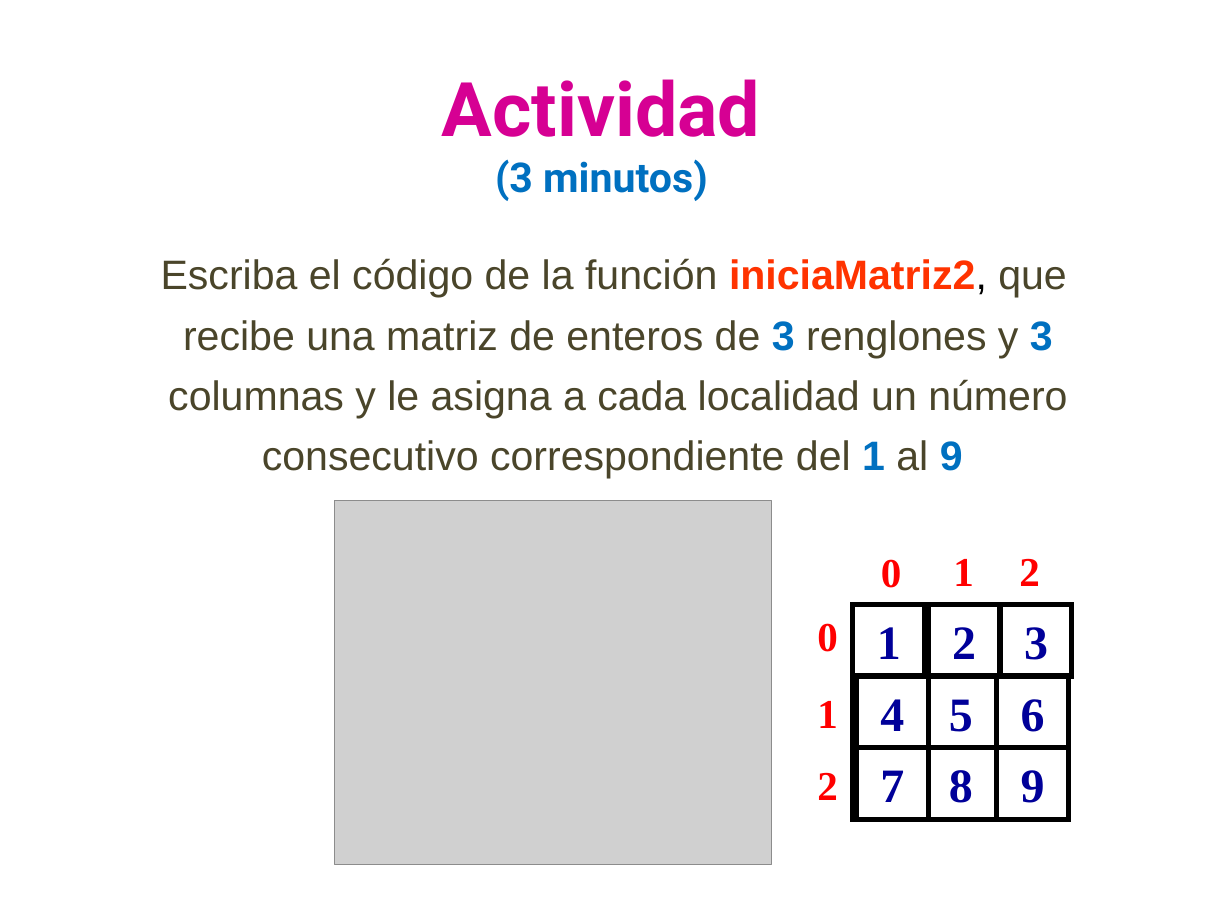
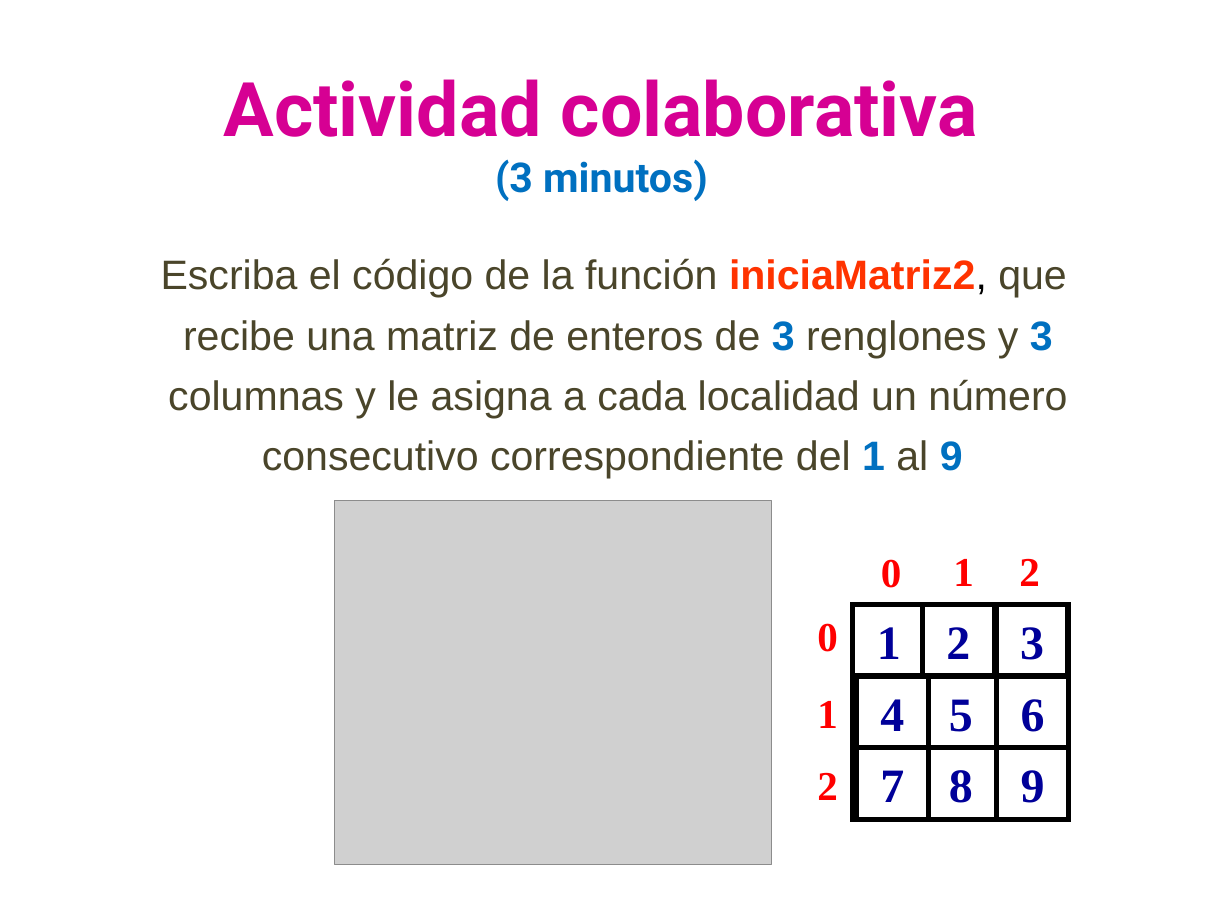
Before and after one commit to lizetheP/PensamientoC, a slide deck: slide 21 of calendario/documentos/8_Matrices.pptx. Drawn at 1232x924 pixels with LibreOffice and Linux fonts; fonts in the diff are those of the drawing; grey boxes stand for pictures. Boxes give left, top, right and bottom in pixels: in the first picture for what was removed or moved away, otherwise in the second. Text is boxed around its words. In the diff, an @@ line names an element or a change of style, - is before the commit and + after.

```diff
--- a/calendario/documentos/8_Matrices.pptx
+++ b/calendario/documentos/8_Matrices.pptx
@@ text at <box>224,79,978,137</box>: text changed @@
-Actividad
+Actividad colaborativa
@@ rectangle "2": place and size @@
-rectangle "2" at <box>928,604,999,675</box>
+rectangle "2" at <box>923,604,994,675</box>
@@ rectangle "3": place and size @@
-rectangle "3" at <box>1000,604,1072,675</box>
+rectangle "3" at <box>995,604,1067,675</box>
```
Also in this commit, not shown: 3 other slides changed, 3 other files.
